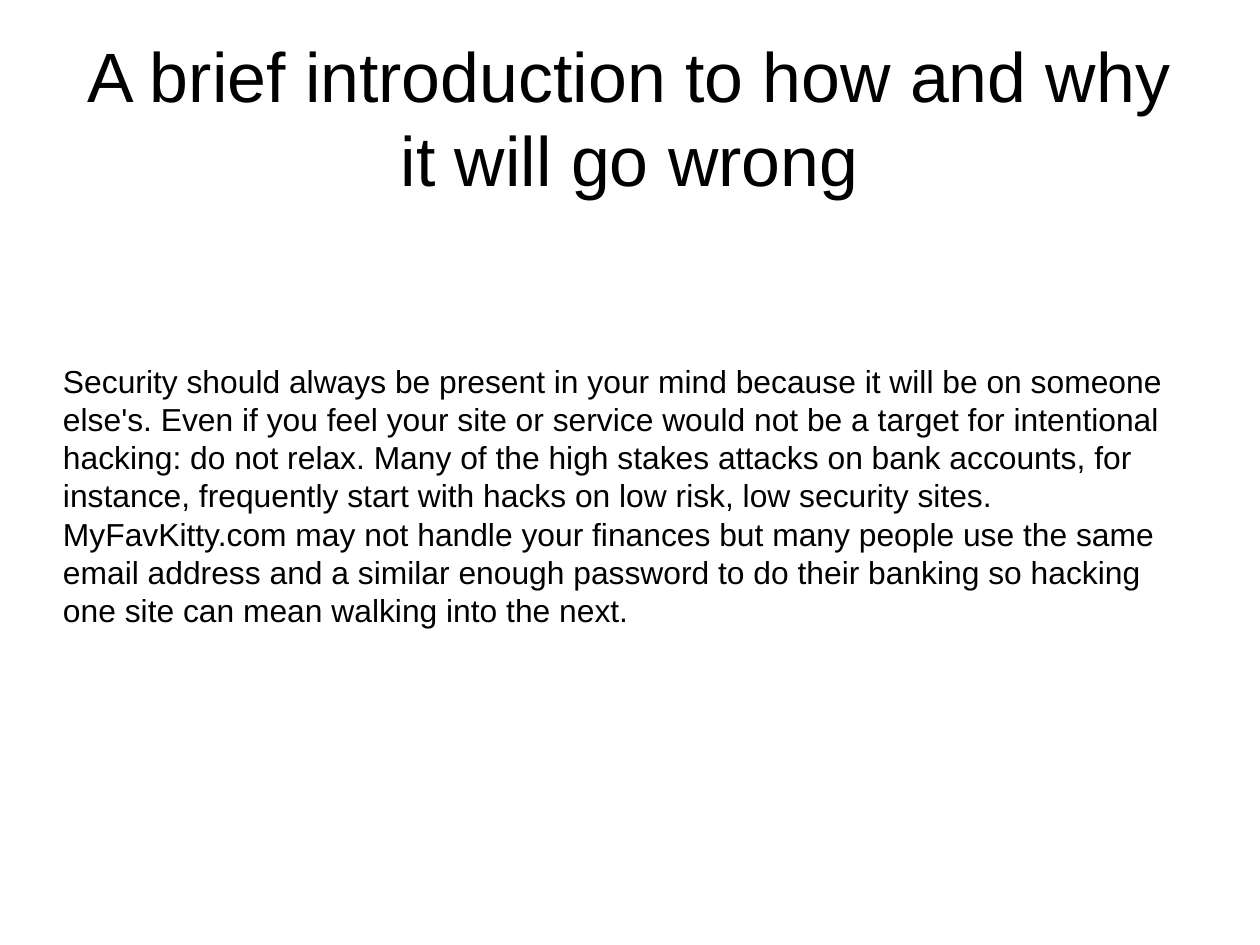
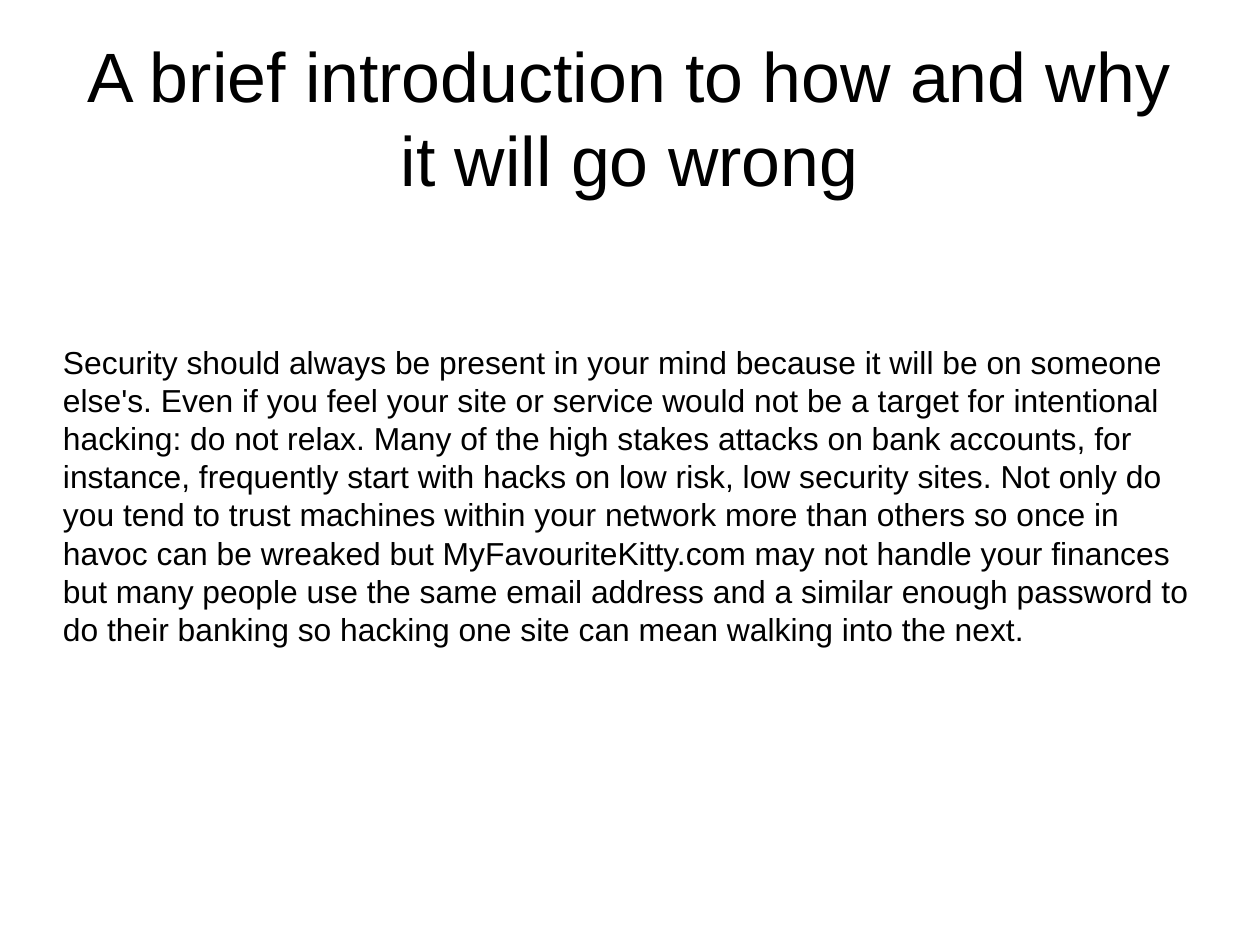
Before and after one commit to Whimsical-Doodles/presentations, a slide deck: slide 2 of scurty_script.odp (slide 1 before the commit). Drawn at 1260x945 pixels with LibreOffice and Linux fonts; fonts in the diff are those of the drawing. Boxes give left, top, right and bottom in pixels: in the first picture for what was removed or moved away, otherwise in the second. Text is boxed around its words. In the diff, an @@ line names an element or a change of style, - is before the commit and + after.

```diff
--- a/scurty_script.odp
+++ b/scurty_script.odp
@@ subtitle at [63,351,1187,647]: text changed @@
-Security should always be present in your mind because it will be on someone else's. Even if you feel your site or service would not be a target for intentional hacking: do not relax. Many of the high stakes attacks on bank accounts, for instance, frequently start with hacks on low risk, low security sites. MyFavKitty.com may not handle your finances but many people use the same email address and a similar enough password to do their banking so hacking one site can mean walking into the next.
+Security should always be present in your mind because it will be on someone else's. Even if you feel your site or service would not be a target for intentional hacking: do not relax. Many of the high stakes attacks on bank accounts, for instance, frequently start with hacks on low risk, low security sites. Not only do you tend to trust machines within your network more than others so once in havoc can be wreaked but MyFavouriteKitty.com may not handle your finances but many people use the same email address and a similar enough password to do their banking so hacking one site can mean walking into the next.
```
Also in this commit, not shown: 3 other slides changed, 2 slides added, 9 other files.
